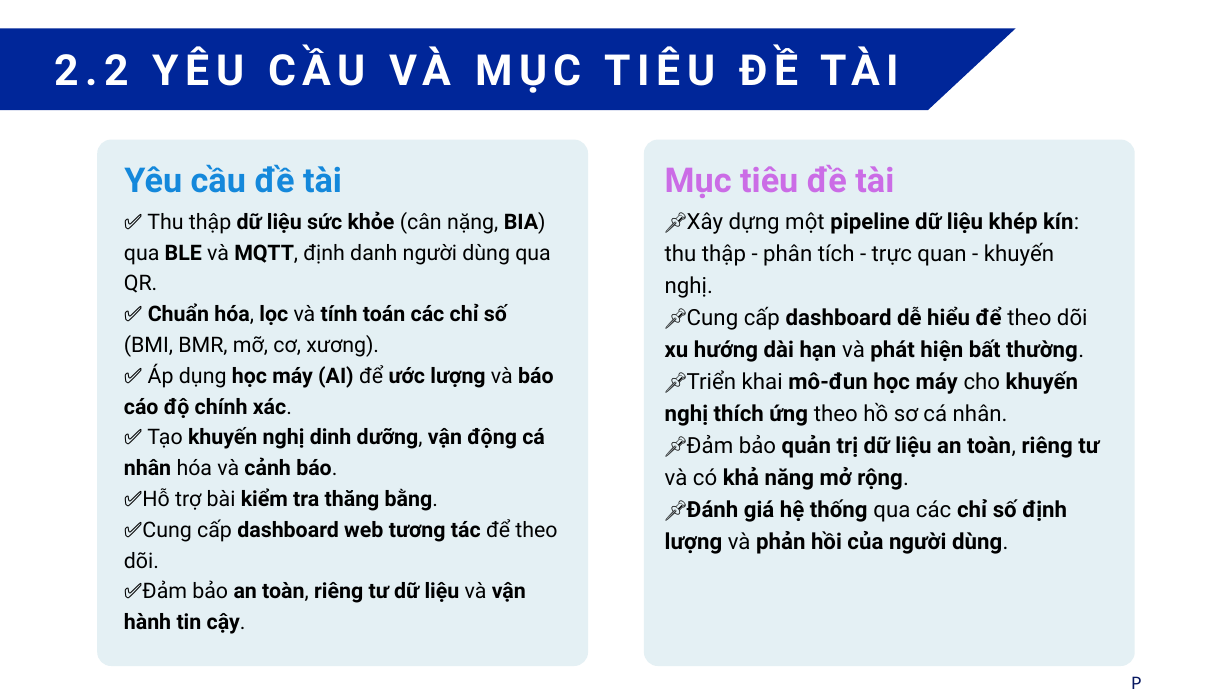
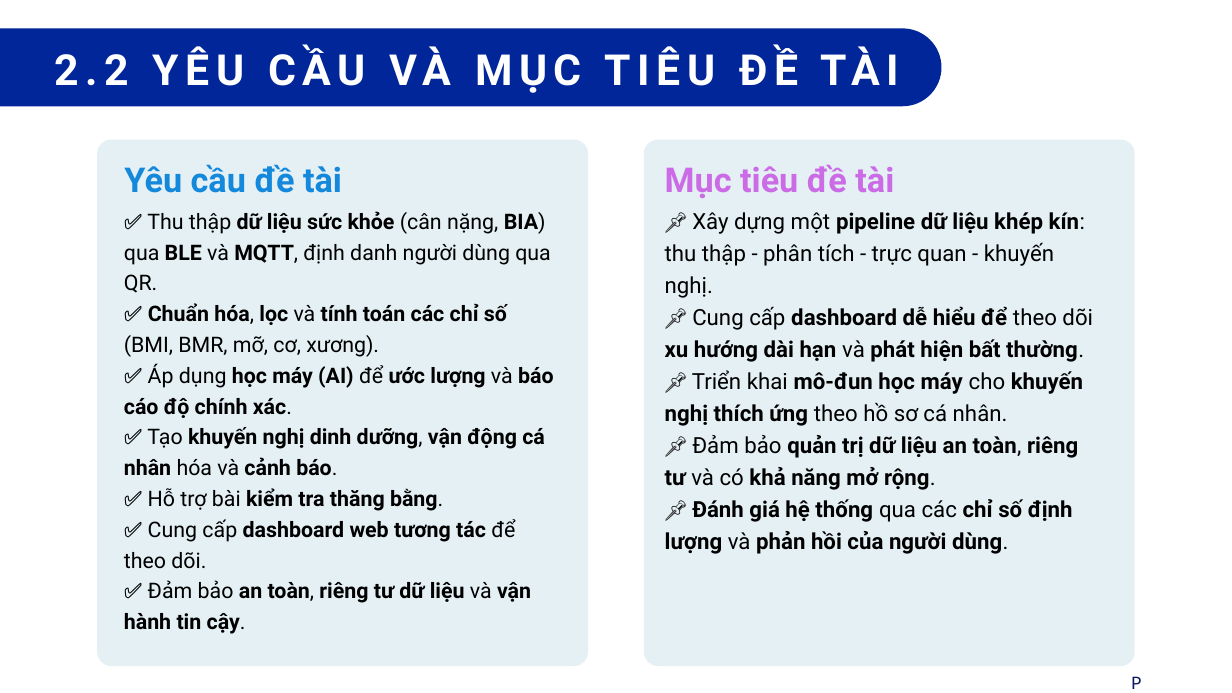
Before and after one commit to DatTwenty3/xiaomi_smart_scale_2, a slide deck: slide 8 of report/Luận văn Thạc sĩ - HK251.pptx. Drawn at 1232x693 pixels with LibreOffice and Linux fonts; fonts in the diff are those of the drawing. Boxes give left, top, right and bottom in pixels: in the first picture for what was removed or moved away, otherwise in the second. Text is boxed around its words. In the diff, an @@ line names an element or a change of style, - is before the commit and + after.

```diff
--- a/report/Luận văn Thạc sĩ - HK251.pptx
+++ b/report/Luận văn Thạc sĩ - HK251.pptx
@@ freeform shape: place and size @@
-freeform shape at bbox=[0, 28, 1016, 110]
+freeform shape at bbox=[0, 28, 941, 106]
@@ text at bbox=[665, 212, 1093, 554]: spaces changed @@
-📌Xây dựng một pipeline dữ liệu khép kín: thu thập - phân tích - trực quan - khuyến nghị.
-📌Cung cấp dashboard dễ hiểu để theo dõi xu hướng dài hạn và phát hiện bất thường.
-📌Triển khai mô-đun học máy cho khuyến nghị thích ứng theo hồ sơ cá nhân.
-📌Đảm bảo quản trị dữ liệu an toàn, riêng tư và có khả năng mở rộng.
-📌Đánh giá hệ thống qua các chỉ số định lượng và phản hồi của người dùng.
+📌 Xây dựng một pipeline dữ liệu khép kín: thu thập - phân tích - trực quan - khuyến nghị.
+📌 Cung cấp dashboard dễ hiểu để theo dõi xu hướng dài hạn và phát hiện bất thường.
+📌 Triển khai mô-đun học máy cho khuyến nghị thích ứng theo hồ sơ cá nhân.
+📌 Đảm bảo quản trị dữ liệu an toàn, riêng tư và có khả năng mở rộng.
+📌 Đánh giá hệ thống qua các chỉ số định lượng và phản hồi của người dùng.
@@ text at bbox=[124, 488, 531, 634]: spaces changed @@
-✅Hỗ trợ bài kiểm tra thăng bằng.
-✅Cung cấp dashboard web tương tác để theo dõi.
-✅Đảm bảo an toàn, riêng tư dữ liệu và vận hành tin cậy.
+✅ Hỗ trợ bài kiểm tra thăng bằng.
+✅ Cung cấp dashboard web tương tác để theo dõi.
+✅ Đảm bảo an toàn, riêng tư dữ liệu và vận hành tin cậy.
```
Also in this commit, not shown: 30 other slides changed, 3 other files.
